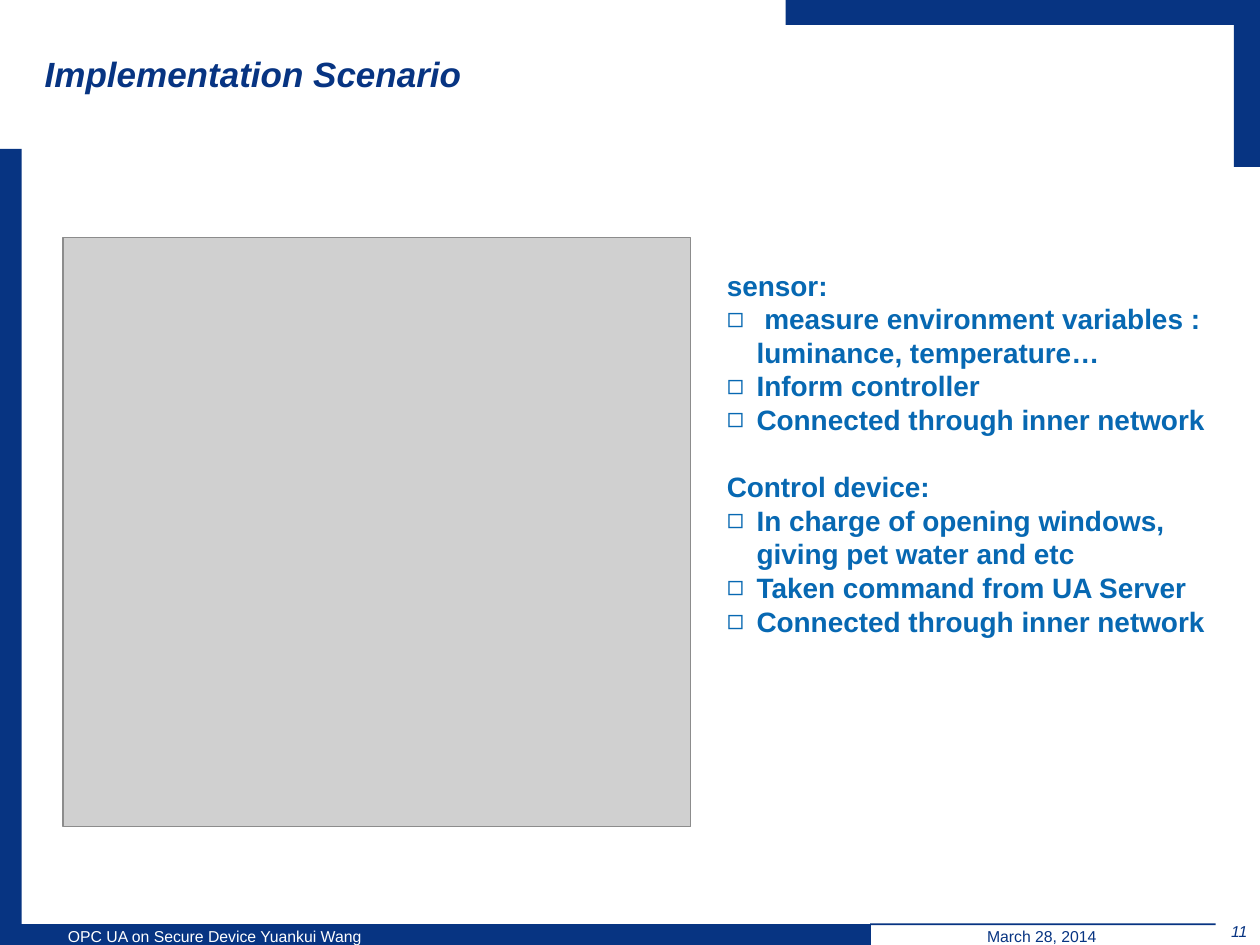
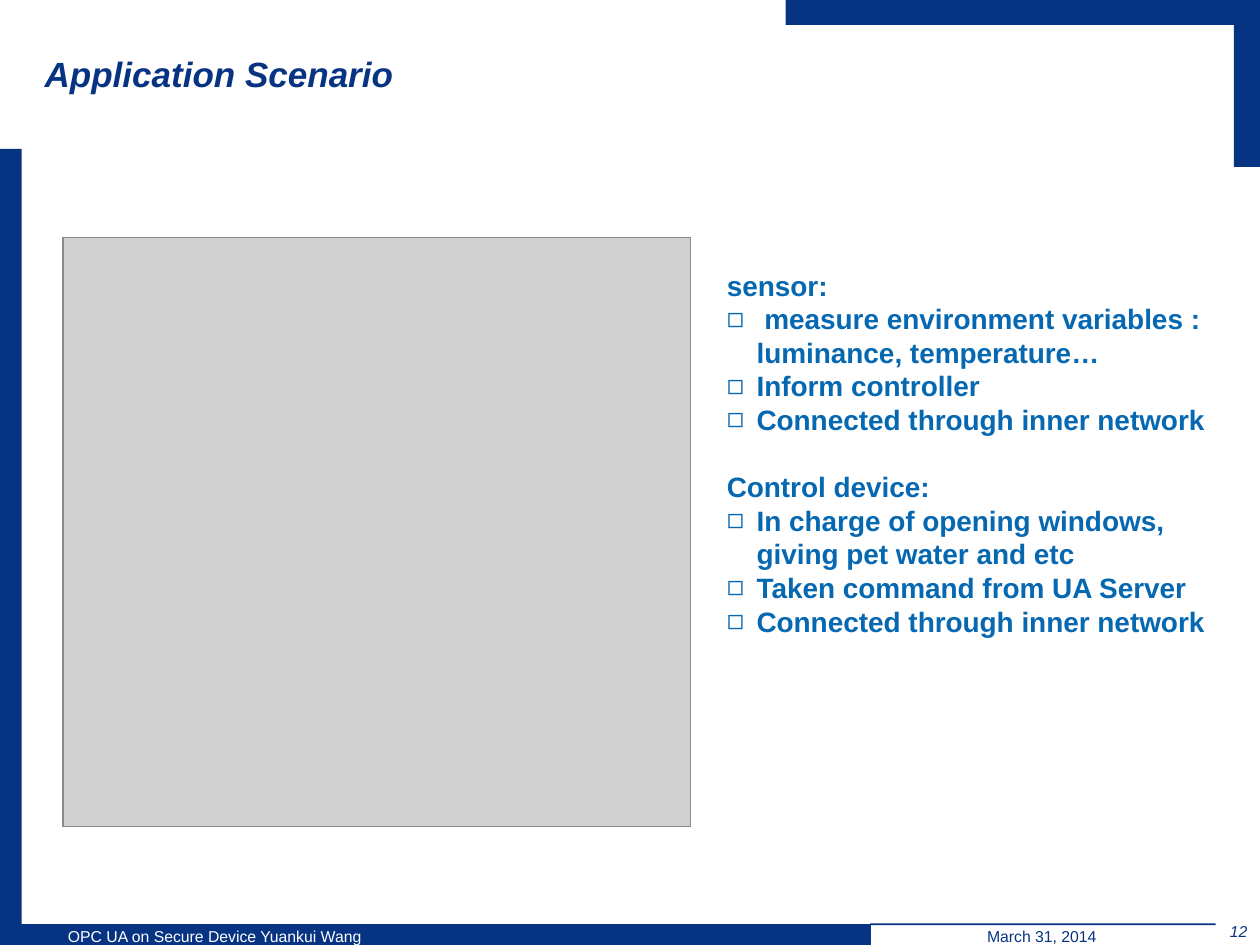
Before and after one commit to wsuetholz/opc-ua-wangyk-upb-morpho, a slide deck: slide 12 of ppt/Einleitung.pptx (slide 11 before the commit). Drawn at 1260x945 pixels with LibreOffice and Linux fonts; fonts in the diff are those of the drawing; grey boxes stand for pictures; background and template pictures are left out. Boxes give left, top, right and bottom in pixels: in the first picture for what was removed or moved away, otherwise in the second. Text is boxed around its words. In the diff, an @@ line names an element or a change of style, - is before the commit and + after.

```diff
--- a/ppt/Einleitung.pptx
+++ b/ppt/Einleitung.pptx
@@ title at [45,61,393,94]: text changed @@
-Implementation Scenario
+Application Scenario
@@ page number at [1230,926,1248,937]: text changed @@
-11
+12
@@ text at [987,930,1096,944]: text changed @@
-March 28, 2014
+March 31, 2014
```
Also in this commit, not shown: 14 other slides changed, 3 slides added, 1 slide removed.
